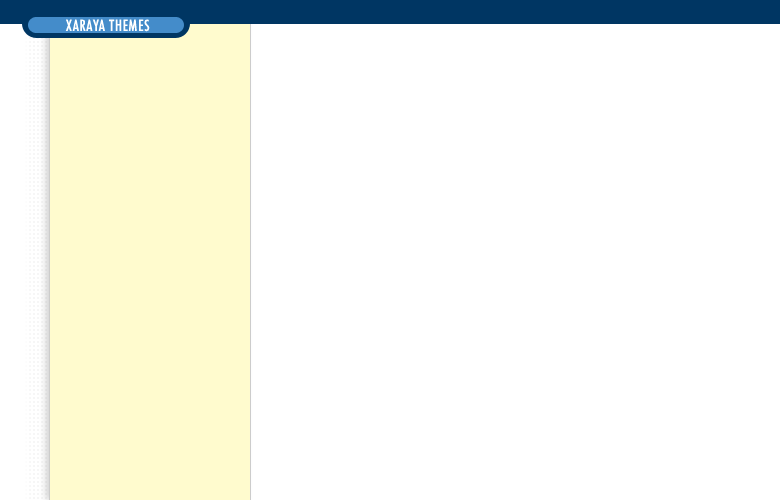
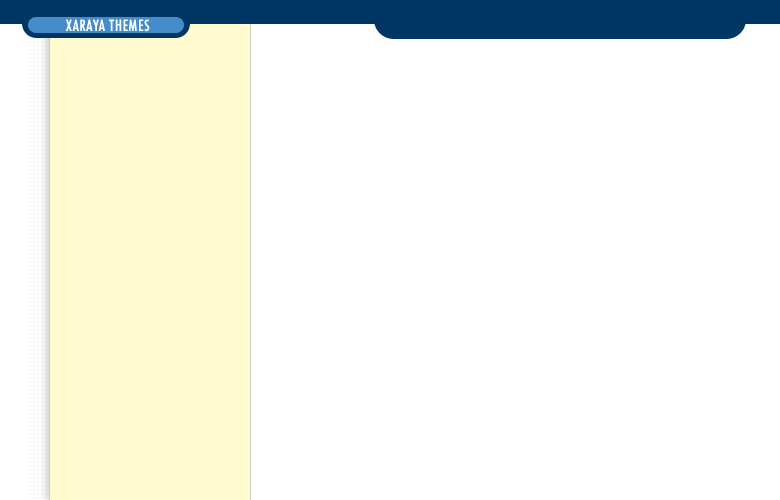
Before/after of a w=780, h=500 layered artwork. What changed in the layer stack:
added layer "tab" above "Shape 2" over [left=374, top=24, right=746, bottom=39]
